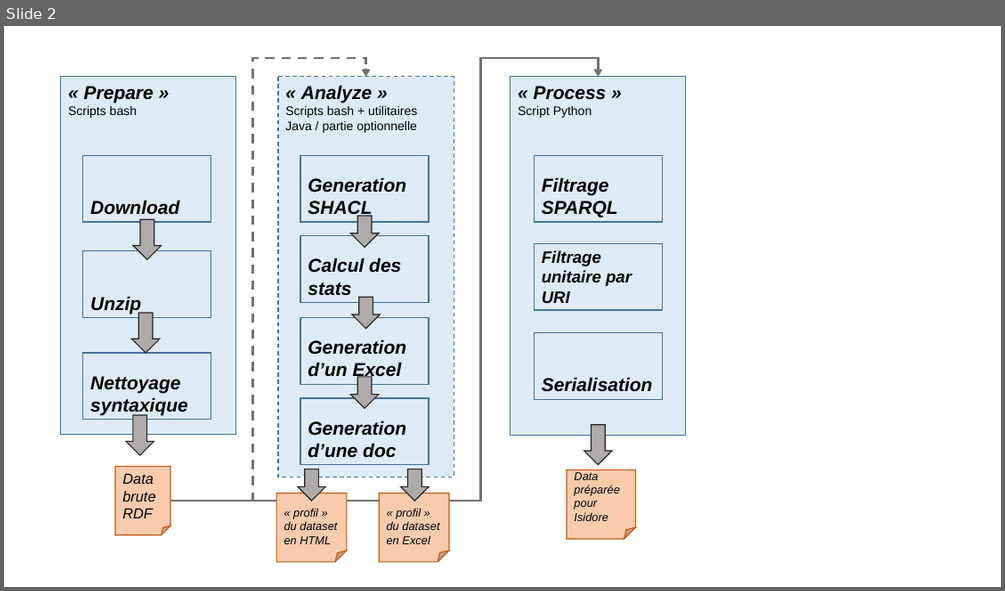
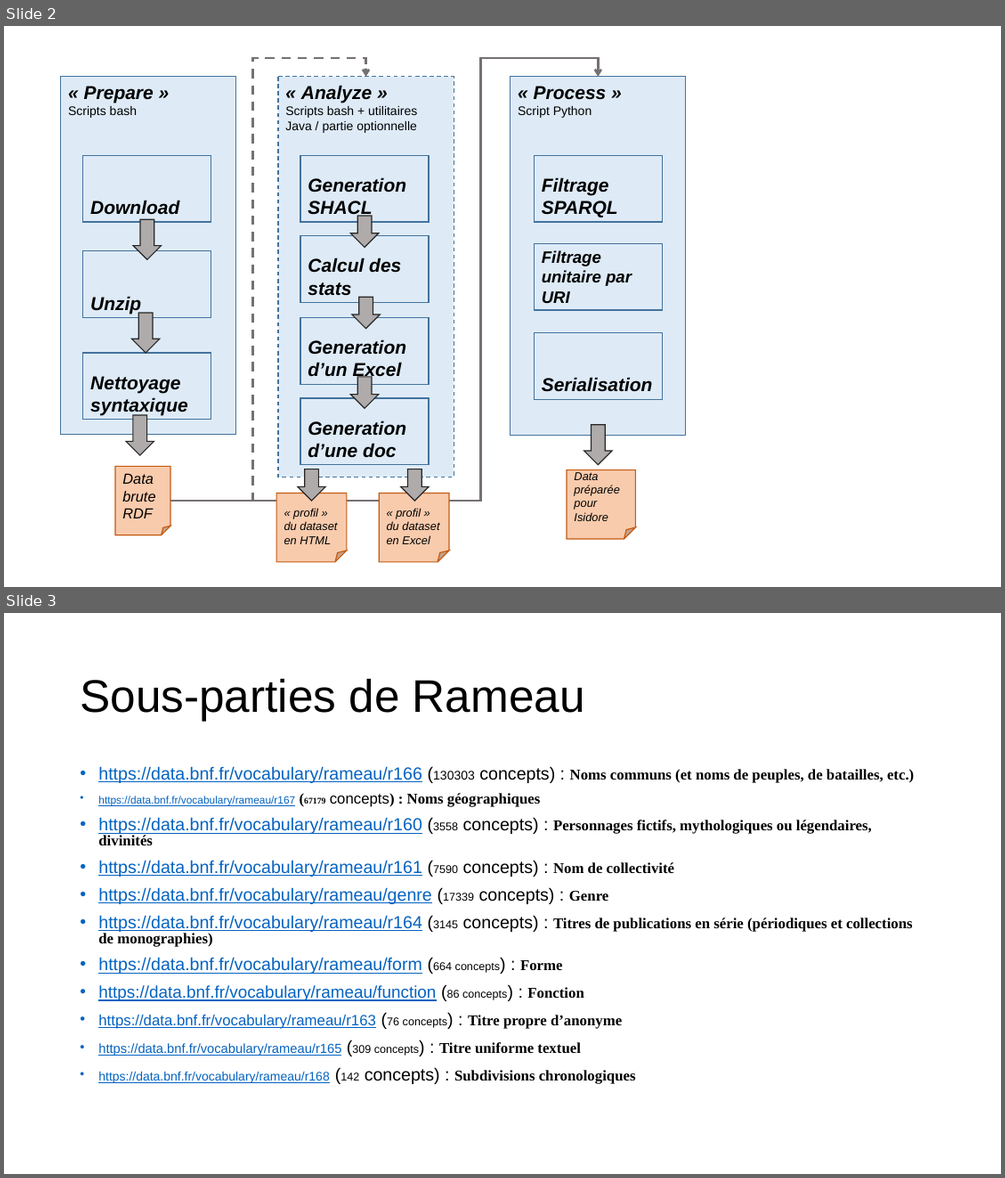
Before and after one commit to sparna-git/isidore-referentiels, a slide deck: documentation/documentation.pptx. Shown one above the other, each under a label of ours: slide 2 before the commit, slides 2 and 3 after it. The pictures are 1005x591 and 1005x1178 pixels, drawn with LibreOffice and Linux fonts; fonts in the diff are those of the drawing. Boxes give left, top, right and bottom in pixels: in the first picture for what was removed or moved away, otherwise in the second. Text is boxed around its words. In the diff, an @@ line names an element or a change of style, - is before the commit and + after.

Commit message:
SPARQL Rameau

```diff
--- a/documentation/documentation.pptx
+++ b/documentation/documentation.pptx
@@ slide 3 added at box(4, 613, 1001, 1174), background #FFFFFF @@
@@ title added at box(80, 678, 585, 721), 44 pt, text #000000 @@
+Sous-parties de Rameau
@@ text added at box(98, 766, 914, 1084), 14.4 pt, text #0563C1, underline @@
+• https://data.bnf.fr/vocabulary/rameau/r166 (130303 concepts) : Noms communs (et noms de peuples, de batailles, etc.)
+• https://data.bnf.fr/vocabulary/rameau/r167 (67179 concepts) : Noms géographiques
+• https://data.bnf.fr/vocabulary/rameau/r160 (3558 concepts) : Personnages fictifs, mythologiques ou légendaires, divinités
+• https://data.bnf.fr/vocabulary/rameau/r161 (7590 concepts) : Nom de collectivité
+• https://data.bnf.fr/vocabulary/rameau/genre (17339 concepts) : Genre
+• https://data.bnf.fr/vocabulary/rameau/r164 (3145 concepts) : Titres de publications en série (périodiques et collections de monographies)
+• https://data.bnf.fr/vocabulary/rameau/form (664 concepts) : Forme
+• https://data.bnf.fr/vocabulary/rameau/function (86 concepts) : Fonction
+• https://data.bnf.fr/vocabulary/rameau/r163 (76 concepts) : Titre propre d’anonyme
+• https://data.bnf.fr/vocabulary/rameau/r165 (309 concepts) : Titre uniforme textuel
+• https://data.bnf.fr/vocabulary/rameau/r168 (142 concepts) : Subdivisions chronologiques
```
Also in this commit, not shown: 1 other slide added, 8 other files.
